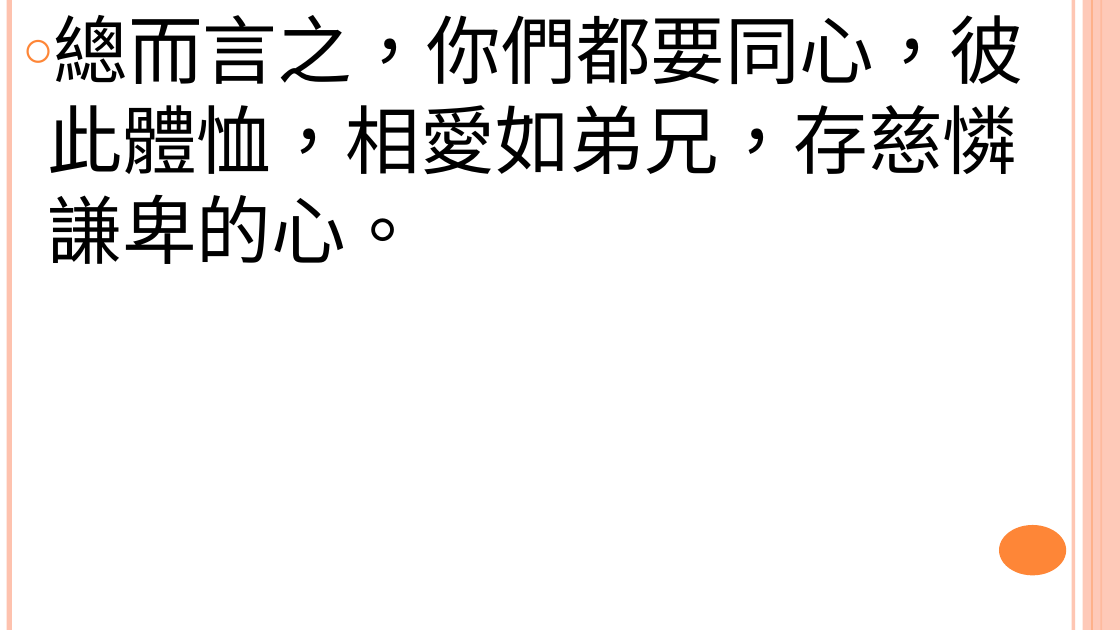
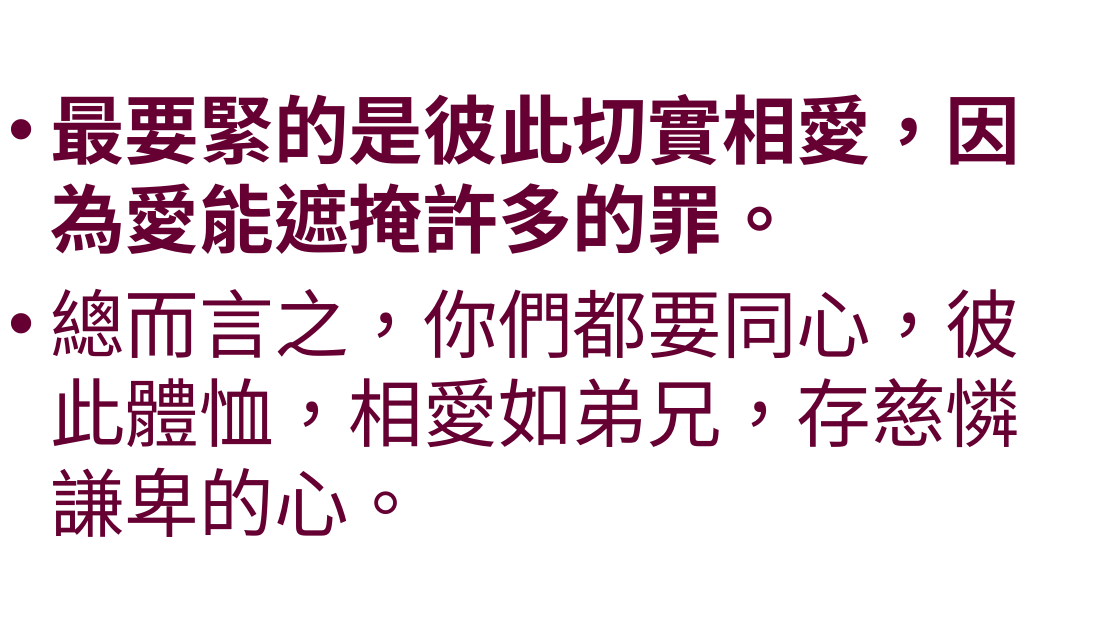
Before and after one commit to batisuoc/worship-resources, a slide deck: slide 7 of 77切實相愛.pptx (slide 8 before the commit). Drawn at 1120x630 pixels with LibreOffice and Linux fonts; fonts in the diff are those of the drawing; background and template pictures are left out. Boxes give left, top, right and bottom in pixels: in the first picture for what was removed or moved away, otherwise in the second. Text is boxed around its words. In the diff, an @@ line names an element or a change of style, - is before the commit and + after.

```diff
--- a/77切實相愛.pptx
+++ b/77切實相愛.pptx
@@ text "最要緊的是彼此切實相愛，因為愛能遮掩許多的罪。": place and size @@
-text "最要緊的是彼此切實相愛，因為愛能遮掩許多的罪。" at (47,15,1024,264)
+text "最要緊的是彼此切實相愛，因為愛能遮掩許多的罪。" at (50,94,1020,537)
@@ text "最要緊的是彼此切實相愛，因為愛能遮掩許多的罪。" at (50,94,1020,537): vertical alignment top to middle @@
@@ line removed from (9, 0) to (9, 630) @@
@@ line removed from (1074, 0) to (1074, 630) @@
@@ rectangle removed at (1083,0,1120,630) @@
@@ line removed from (1092, 0) to (1092, 630) @@
@@ line removed from (1102, 0) to (1102, 630) @@
@@ text at (50,94,1020,255): paragraph added @@
+• 最要緊的是彼此切實相愛，因為愛能遮掩許多的罪。
@@ text at (50,289,1020,537): text colour #000000 to #660033 in "總而言之，你們都要同心，彼此體恤，相愛如弟兄，存慈憐謙卑的心。"; bullet ○ to •; more space between paragraphs @@
@@ ellipse removed at (999,525,1066,576) @@
```
Also in this commit, not shown: 7 other slides changed, 1 slide removed.
